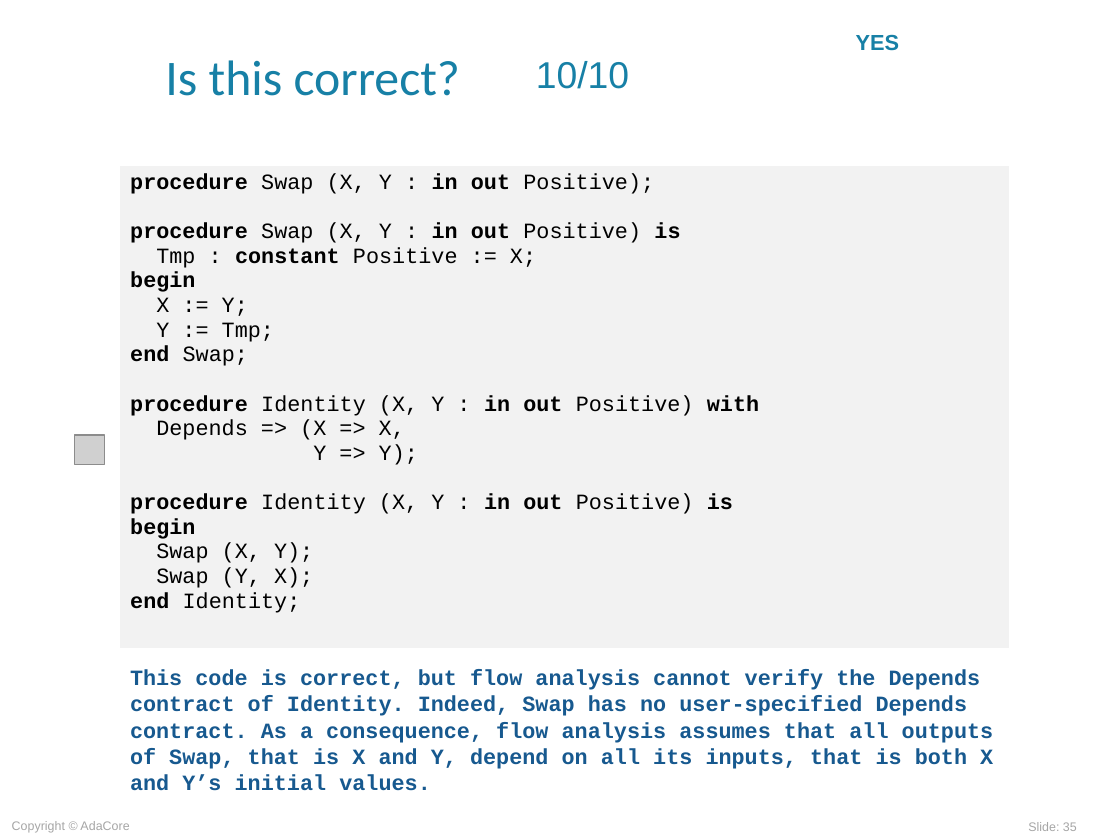
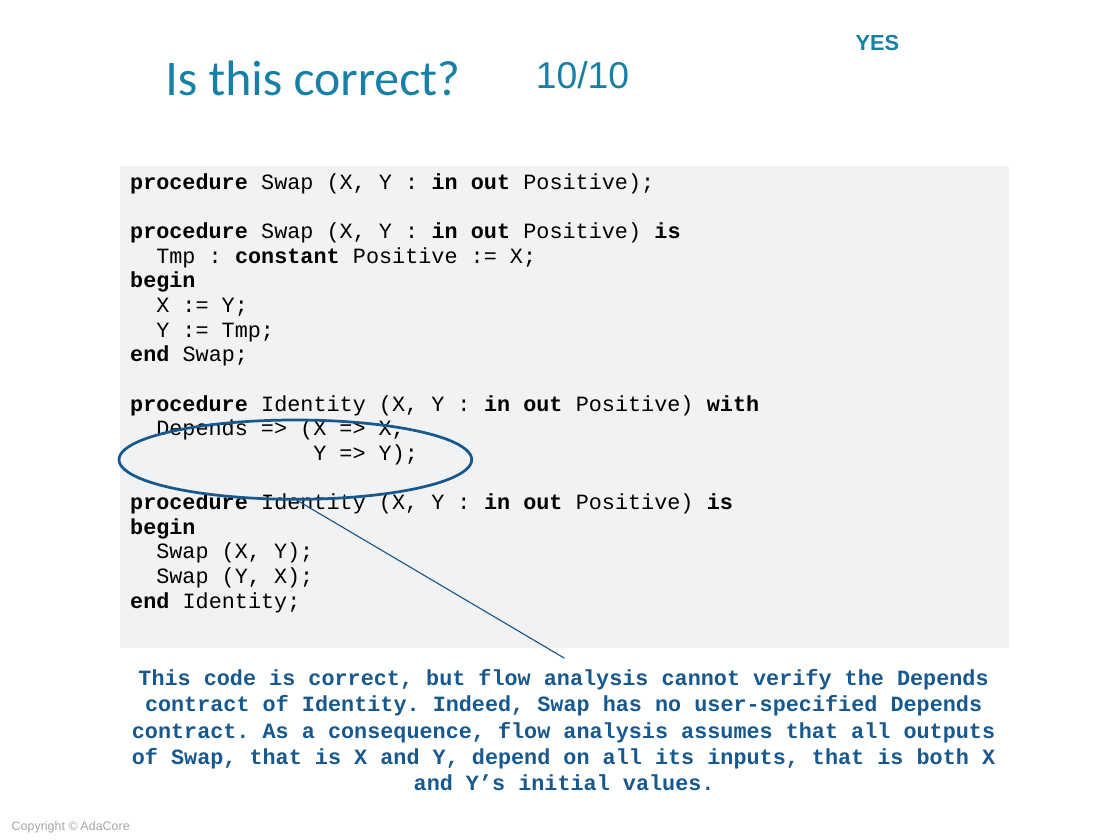
Before and after one commit to AdaCoreU/Courses, a slide deck: slide 35 of lectures/06_SPARK_2014/02_Flow_Analysis/Slides/02_Flow_Analysis.ppt. Drawn at 1120x840 pixels with LibreOffice and Linux fonts; fonts in the diff are those of the drawing; grey boxes stand for pictures; background and template pictures are left out. Boxes give left, top, right and bottom in pixels: in the first picture for what was removed or moved away, otherwise in the second. Text is boxed around its words. In the diff, an @@ line names an element or a change of style, - is before the commit and + after.

Commit message:
Initial commit of SPARK 02_Flow_Analysis (quiz is complete but no audio yet)

```diff
--- a/lectures/06_SPARK_2014/02_Flow_Analysis/Slides/02_Flow_Analysis.ppt
+++ b/lectures/06_SPARK_2014/02_Flow_Analysis/Slides/02_Flow_Analysis.ppt
@@ picture removed at (75,435,104,464) @@
@@ ellipse added at (119,420,472,500), outline #17598F 1.76 pt @@
@@ line added from (296, 500) to (564, 659), #17598F 0.74 pt @@
@@ text "This code is correct, but ..." at (132,670,996,791): alignment left to centre @@
@@ page number removed at (1028,822,1077,831) @@
-Slide: 35
```
Also in this commit, not shown: 33 other slides changed, 2 slides added, 2 slides removed, 1 other file.
